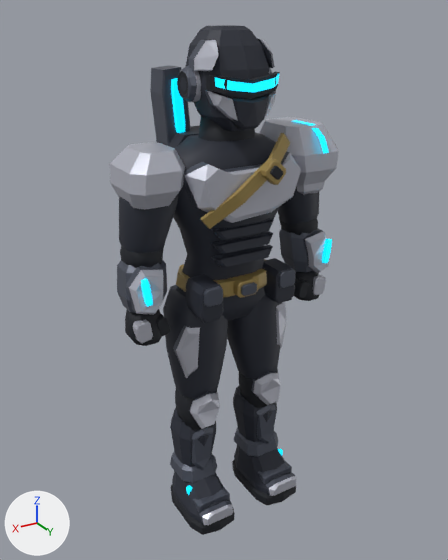
The FBX model Assets/Art/Characters/OperatorBlender/Operator.fbx: old version first, new version second.
Camera for both pictures: a camera (50 mm lens) standing at (1.19, 1.957, 2.04) and looking at (-0.01, -0.043, 1.04). The lights are fixed; the arrows at lower left show +X, +Y and +Z. The picture after the commit comes second. Where no turn or scale is listed for an object, it has been applied to the vertices.

Script lines for the objects in view, before the commit:
```python
me_operatorskin_001 = bpy.data.meshes.new('OperatorSkin.001')
me_operatorskin_001.from_pydata(...)  # 2277 vertices, 4236 faces; spans x -0.45..0.45, y -0.27..0.24, z 0.0..2.0
# faces by material slot: [1213, 562, 964, 1007, 306, 184]
me_operatorskin_001.materials.append(mat_graphite_suit)  # dark blue #282c38
me_operatorskin_001.materials.append(mat_titanium_armor)  # light grey #bec0cc
me_operatorskin_001.materials.append(mat_blue_steel)  # greyish blue #535865
me_operatorskin_001.materials.append(mat_joint_rubber)  # black #171b23
me_operatorskin_001.materials.append(mat_cyan_optics)  # cyan #04d6fa, glowing cyan #04d6fa
me_operatorskin_001.materials.append(mat_brass_webbing)  # yellow #a38c52
ob_operatorskin = bpy.data.objects.new('OperatorSkin', me_operatorskin_001)
ob_operatorskin.location = (0.0, 0.0, 0.0)
```
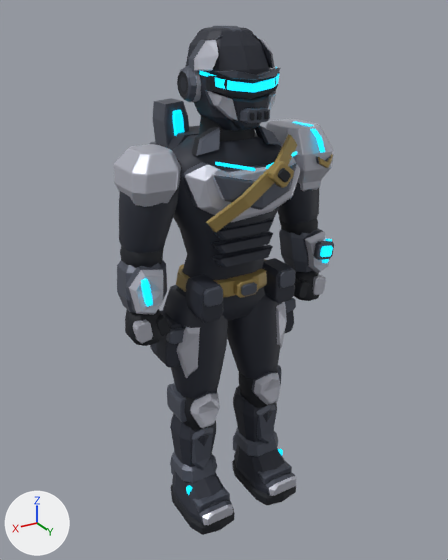
Changed parts and their boxes [x1, y1, x2, y2] in the pictures (448 x 560 px; the box of a moved part takes in the faces that stretch with it):
'OperatorSkin', reshaped
    before: [110, 25, 338, 535]
    after: [114, 26, 334, 535]
part 1 of me_operatorskin_001, moved or reshaped
    before: [261, 158, 286, 185]
    after: [268, 160, 294, 188]
part 2 of me_operatorskin_001, added
    after: [278, 168, 291, 182]
part 3 of me_operatorskin_001, moved or reshaped
    before: [171, 78, 185, 133]
    after: [172, 110, 184, 136]
part 4 of me_operatorskin_001, moved or reshaped
    before: [293, 120, 329, 154]
    after: [293, 122, 325, 153]
part 5 of me_operatorskin_001, added
    after: [285, 298, 296, 313]
part 6 of me_operatorskin_001, added
    after: [277, 365, 281, 386]
part 7 of me_operatorskin_001, added
    after: [166, 328, 184, 344]
part 8 of me_operatorskin_001, added
    after: [167, 383, 187, 423]
part 9 of me_operatorskin_001, added
    after: [240, 107, 270, 123]
part 10 of me_operatorskin_001, added
    after: [314, 241, 334, 260]
part 11 of me_operatorskin_001, added
    after: [320, 246, 333, 257]
part 12 of me_operatorskin_001, rebuilt (mostly hidden)
    before: [296, 181, 325, 195]
    after: [300, 179, 322, 191]
part 13 of me_operatorskin_001, rebuilt (14% narrower)
    before: [259, 117, 338, 186]
    after: [266, 119, 334, 184]
part 14 of me_operatorskin_001, rebuilt (11% narrower)
    before: [110, 142, 185, 209]
    after: [114, 144, 181, 207]
part 15 of me_operatorskin_001, built on
    before: [150, 25, 301, 229]
    after: [150, 26, 333, 232]
part 16 of me_operatorskin_001, built on
    after: [150, 310, 294, 428]

Edits to the bpy script that builds the scene:
```text
Change me_operatorskin_001:
    remove me_operatorskin_001.from_pydata(...)  # 2277 vertices, 4236 faces; spans x -0.45..0.45, y -0.27..0.24, z 0.0..2.0
    add me_operatorskin_001.from_pydata(...)  # 4172 vertices, 7882 faces; spans x -0.45..0.45, y -0.34..0.29, z 0.0..2.0
    me_operatorskin_001 part 1: the loose piece of 24 vertices spanning x -0.1..-0.01, y 0.2..0.24, z 1.49..1.58 is moved by (0.0, 0.04, 0.0)
    me_operatorskin_001 part 2: the loose piece of 24 vertices spanning x -0.08..-0.03, y 0.23..0.24, z 1.51..1.56 is copied, and the copy is moved by (0.0, 0.04, 0.0); it spans x -0.08..-0.03, y 0.27..0.29, z 1.51..1.56
    me_operatorskin_001 part 3: the loose piece of 24 vertices spanning x 0.1..0.14, y -0.16..-0.14, z 1.62..1.82 is scaled about its middle by (0.948, 1, 0.693), then moved by (0.0, 0.0, -0.08)
    me_operatorskin_001 part 4: the loose piece of 8 vertices spanning x -0.34..-0.3, y -0.02..0.18, z 1.56..1.66 is moved by (0.0, -0.01, 0.0)
    me_operatorskin_001 part 5: the loose piece of 24 vertices spanning x -0.21..-0.12, y 0.05..0.17, z 0.99..1.13 is copied, and the copy is scaled about its middle by (1.1, 0.204, 0.4), then moved by (-0.08, -0.05, -0.15), in mat_blue_steel (greyish blue #535865); it spans x -0.3..-0.19, y 0.05..0.07, z 0.87..0.94
    me_operatorskin_001 part 6: the loose piece of 24 vertices spanning x -0.24..-0.09, y 0.12..0.18, z 0.1..0.15 is copied, and the copy is scaled about its middle by (0.298, 2.29, 2.56), then moved by (-0.06, -0.16, 0.42); it spans x -0.25..-0.21, y -0.07..0.05, z 0.49..0.61
    me_operatorskin_001 part 7: the loose piece of 24 vertices spanning x 0.12..0.21, y 0.05..0.17, z 0.99..1.13 is copied, and the copy is scaled about its middle by (1.1, 0.204, 0.4), then moved by (0.08, -0.05, -0.15), in mat_blue_steel (greyish blue #535865); it spans x 0.19..0.3, y 0.05..0.07, z 0.87..0.94
    me_operatorskin_001 part 8: the loose piece of 24 vertices spanning x 0.09..0.24, y 0.12..0.18, z 0.1..0.15 is copied, and the copy is scaled about its middle by (0.298, 2.29, 2.56), then moved by (0.06, -0.16, 0.42); it spans x 0.21..0.25, y -0.07..0.05, z 0.49..0.61
    me_operatorskin_001 part 9: the loose piece of 24 vertices spanning x -0.16..0.18, y -0.25..-0.09, z 1.28..1.63 is copied, and the copy is scaled about its middle by (0.285, 0.268, 0.13), then moved by (-0.01, 0.34, 0.27), in mat_blue_steel (greyish blue #535865); it spans x -0.05..0.05, y 0.15..0.2, z 1.7..1.75
    me_operatorskin_001 part 10: the loose piece of 24 vertices spanning x -0.2..-0.13, y 0.16..0.18, z 1.06..1.13 is copied, and the copy is moved by (-0.21, -0.04, 0.06); it spans x -0.42..-0.33, y 0.12..0.15, z 1.11..1.2
    me_operatorskin_001 part 11: the loose piece of 24 vertices spanning x -0.03..0.03, y 0.15..0.17, z 1.06..1.1 is copied, and the copy is moved by (-0.38, -0.01, 0.08), in mat_cyan_optics (cyan #04d6fa, glowing cyan #04d6fa); it spans x -0.41..-0.35, y 0.14..0.15, z 1.13..1.18
    me_operatorskin_001 part 12: the loose piece of 32 vertices spanning x -0.43..-0.24, y -0.12..0.1, z 1.38..1.48 is rebuilt with 32 vertices and now spans x -0.42..-0.25, y -0.11..0.09, z 1.39..1.49
    me_operatorskin_001 part 13: the loose piece of 32 vertices spanning x -0.45..-0.19, y -0.17..0.15, z 1.42..1.65 is rebuilt with 168 vertices and now spans x -0.43..-0.21, y -0.16..0.14, z 1.42..1.65
    me_operatorskin_001 part 14: the loose piece of 32 vertices spanning x 0.22..0.43, y -0.15..0.13, z 1.43..1.62 is rebuilt with 180 vertices and now spans x 0.23..0.42, y -0.13..0.11, z 1.44..1.61
    me_operatorskin_001 part 15: 29 vertices moved from x -0.18..0.23, y -0.26..0.23, z 1.37..2.0 to x -0.13..0.23, y -0.26..0.23, z 1.37..1.99; 62 vertices removed from x -0.24..0.21, y -0.16..0.24, z 1.35..2.0; 799 vertices added at x -0.39..0.23, y -0.33..0.25, z 1.32..2.0
    me_operatorskin_001 part 16: 1 vertex removed from x 0.08, y 0.05, z 0.54; 371 vertices added at x -0.31..0.31, y -0.09..0.13, z 0.48..0.95
    other edits to the shape of me_operatorskin_001 do not show in these pictures
```
